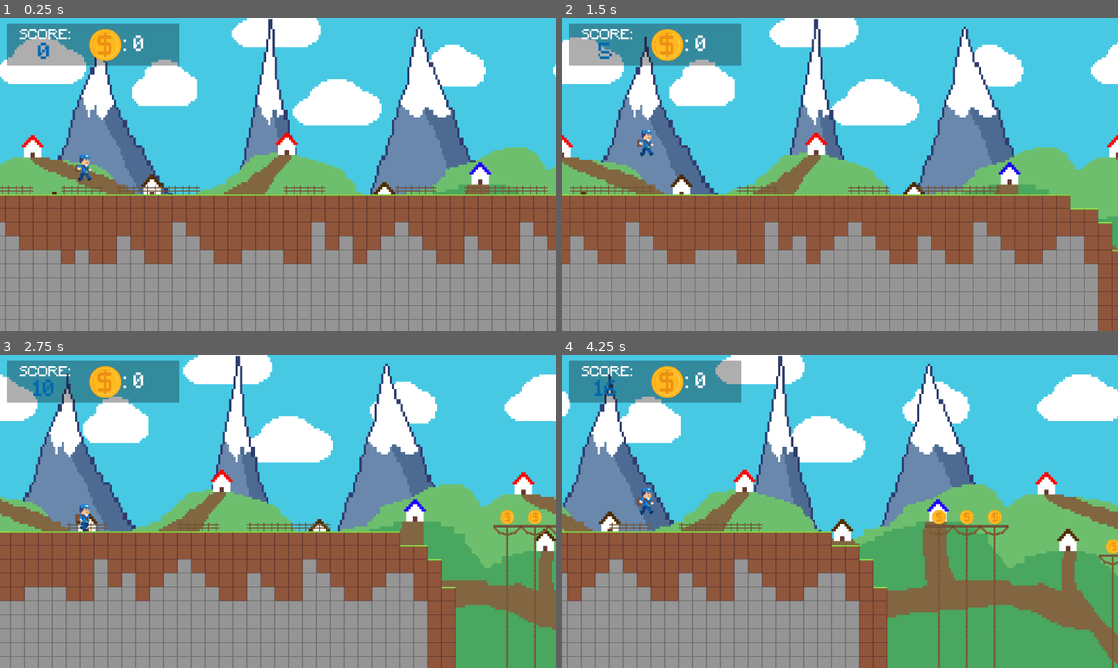
Above: before the commit, frames 1-4 (two rows, left to right).
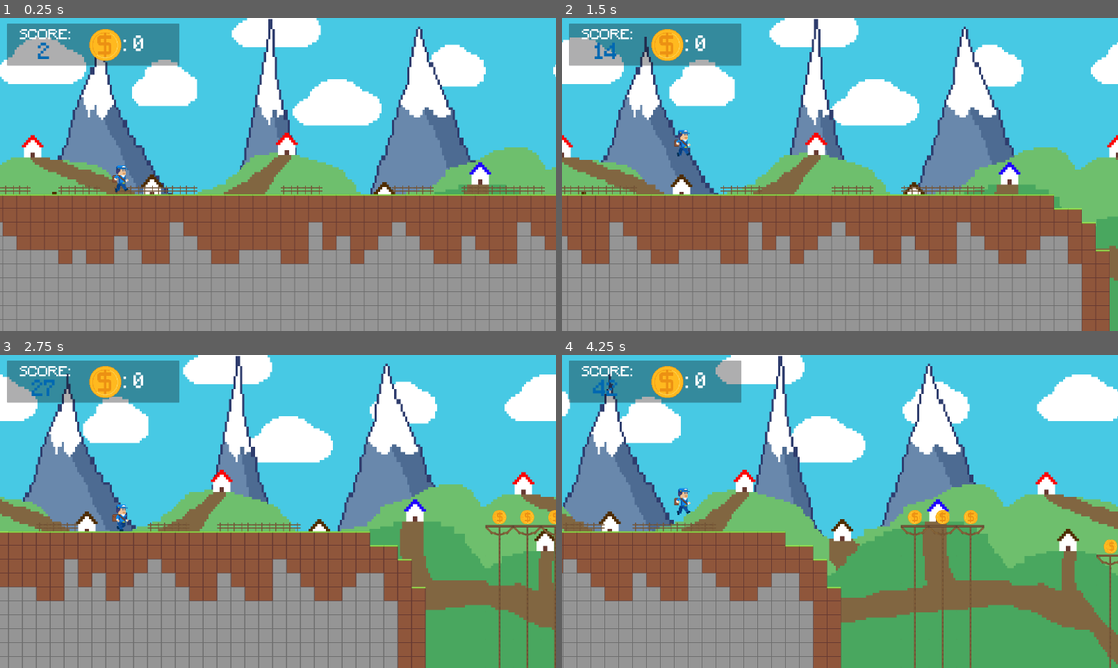
Above: after the commit, the same moments.

Repository: cratox111/postman-escaping
Game: Godot game, scene res://scenes/pages/mundoPrincipal.tscn
Two runs of this game, one before a commit and one after it. Both use one fixed random seed, a clock stepped at 60 frames per second and the inputs below.
Inputs:
- Up to frame 1 (0.25 s): no input
- Up to frame 2 (1.5 s): tap Enter (ui_accept) at 0.5, 0.77 s
- Up to frame 3 (2.75 s): tap Enter (ui_accept) at 1.52 s
- Up to frame 4 (4.25 s): tap Enter (ui_accept) at 3.02, 3.77 s

The runs differ from the first frame. In frame 1, 3.5% of the frame differs, in the area x 0-99%, y 9-100%; in frame 2, 9.1%; in frame 3, 12%, in the area x 0-100%, y 7-100%; in frame 4, 11%.

Commit message:
Cambie el menu de muerte

Diff:
--- /dev/null
+++ b/scenes/GUI/MenuDead.tscn
@@ -0,0 +1,66 @@
+[gd_scene load_steps=5 format=3 uid="uid://b4ib5gq47ucvb"]
+
+[ext_resource type="Script" path="res://scrips/menu_dead.gd" id="1_waixu"]
+[ext_resource type="Texture2D" uid="uid://5qhtek7fcvd3" path="res://assets/sprites/GIU/MenuDead.png" id="2_rsagv"]
+[ext_resource type="FontFile" uid="uid://dqvlk5n2tn7dy" path="res://assets/fonts/font.ttf" id="3_vhr7g"]
+[ext_resource type="Texture2D" uid="uid://64nomanfqp16" path="res://assets/sprites/Moneda.png" id="4_kcdq6"]
+
+[node name="MenuDead" type="Node2D"]
+position = Vector2(1280, 720)
+script = ExtResource("1_waixu")
+
+[node name="GUI" type="Sprite2D" parent="."]
+position = Vector2(2.00012, -2)
+scale = Vector2(11.0625, 8.40625)
+texture = ExtResource("2_rsagv")
+region_enabled = true
+region_rect = Rect2(15.9815, 16.0156, 96.074, 64.0769)
+
+[node name="TextDead" type="Label" parent="."]
+offset_left = -459.0
+offset_top = -231.0
+offset_right = 463.0
+offset_bottom = -47.0
+theme_override_fonts/font = ExtResource("3_vhr7g")
+theme_override_font_sizes/font_size = 145
+text = "GAME OVER"
+horizontal_alignment = 1
+vertical_alignment = 1
+
+[node name="Score" type="Label" parent="."]
+offset_left = -365.0
+offset_top = -35.0
+offset_right = -25.0
+offset_bottom = 159.0
+theme_override_fonts/font = ExtResource("3_vhr7g")
+theme_override_font_sizes/font_size = 80
+text = "SCORE: "
+vertical_alignment = 1
+
+[node name="CountScore" type="Label" parent="Score"]
+layout_mode = 0
+offset_left = 107.0
+offset_top = 133.0
+offset_right = 197.0
+offset_bottom = 228.0
+theme_override_fonts/font = ExtResource("3_vhr7g")
+theme_override_font_sizes/font_size = 80
+text = "00"
+vertical_alignment = 1
+
+[node name="Coin" type="Sprite2D" parent="."]
+position = Vector2(145, 73)
+scale = Vector2(1.84375, 1.70547)
+texture = ExtResource("4_kcdq6")
+region_enabled = true
+region_rect = Rect2(-0.0582085, -0.00818157, 64.0266, 64.1089)
+
+[node name="CountCoins" type="Label" parent="Coin"]
+offset_left = 35.2542
+offset_top = -26.3856
+offset_right = 156.254
+offset_bottom = 30.6144
+theme_override_fonts/font = ExtResource("3_vhr7g")
+theme_override_font_sizes/font_size = 50
+text = ":"
+vertical_alignment = 1
--- a/scenes/other/GUI.tscn
+++ b/scenes/GUI/MenuInfo.tscn
@@ -6,10 +6,6 @@
 
 [node name="Gui" type="CanvasLayer"]
 script = ExtResource("1_ebj0s")
-
-[node name="Timer" type="Timer" parent="."]
-wait_time = 0.25
-autostart = true
 
 [node name="Container" type="Panel" parent="."]
 self_modulate = Color(0.490258, 0.474859, 0.505616, 0.552941)
@@ -63,5 +59,3 @@
 theme_override_font_sizes/font_size = 40
 text = ":"
 vertical_alignment = 1
-
-[connection signal="timeout" from="Timer" to="." method="_on_timer_timeout"]
--- a/scenes/Suelos/AreaPrincipal.tscn
+++ b/scenes/Suelos/AreaPrincipal.tscn
@@ -66,7 +66,6 @@
 
 [node name="AreaInicial" type="Node2D"]
 script = ExtResource("1_ftt8i")
-speed = 400
 
 [node name="TileMapLayer" type="TileMapLayer" parent="."]
 position = Vector2(-3, 43)
--- a/scenes/Suelos/Suelo1.tscn
+++ b/scenes/Suelos/Suelo1.tscn
@@ -21,7 +21,6 @@
 
 [node name="Suelo1" type="Node2D"]
 script = ExtResource("1_4oefo")
-speed = 400
 
 [node name="TileMap" type="TileMap" parent="."]
 position = Vector2(-128, 0)
--- a/scenes/Suelos/Suelo2.tscn
+++ b/scenes/Suelos/Suelo2.tscn
@@ -18,7 +18,6 @@
 
 [node name="Suelo2" type="Node2D"]
 script = ExtResource("1_ggwmr")
-speed = 300
 
 [node name="TileMap" type="TileMap" parent="."]
 position = Vector2(-128, 0)
--- a/scenes/Suelos/Suelo3.tscn
+++ b/scenes/Suelos/Suelo3.tscn
@@ -114,7 +114,6 @@
 
 [node name="Suelo3" type="Node2D"]
 script = ExtResource("1_d72it")
-speed = 400
 
 [node name="TileMapLayer" type="TileMapLayer" parent="."]
 position = Vector2(-64, 0)
--- a/scenes/Suelos/Suelo4.tscn
+++ b/scenes/Suelos/Suelo4.tscn
@@ -23,7 +23,6 @@
 
 [node name="Suelo4" type="Node2D"]
 script = ExtResource("1_g7y4n")
-speed = 400
 
 [node name="TileMapLayer" type="TileMapLayer" parent="."]
 position = Vector2(32, 0)
--- a/scenes/other/MenuDead.tscn
+++ /dev/null
@@ -1,42 +0,0 @@
-[gd_scene load_steps=3 format=3 uid="uid://b4ib5gq47ucvb"]
-
-[ext_resource type="Texture2D" uid="uid://5qhtek7fcvd3" path="res://assets/sprites/GIU/MenuDead.png" id="1_rw5ok"]
-[ext_resource type="FontFile" uid="uid://dqvlk5n2tn7dy" path="res://assets/fonts/font.ttf" id="2_sfrsx"]
-
-[node name="MenuDead" type="Node2D"]
-
-[node name="GUI" type="Sprite2D" parent="."]
-position = Vector2(1440, 720)
-scale = Vector2(13.1771, 11.2083)
-texture = ExtResource("1_rw5ok")
-region_enabled = true
-region_rect = Rect2(0, 10.7437, 77.2211, 75.6731)
-
-[node name="TextDead" type="Label" parent="."]
-offset_left = 1039.0
-offset_top = 495.0
-offset_right = 1672.0
-offset_bottom = 743.0
-theme_override_fonts/font = ExtResource("2_sfrsx")
-theme_override_font_sizes/font_size = 130
-text = "MORISTE"
-horizontal_alignment = 1
-vertical_alignment = 1
-
-[node name="Score" type="Label" parent="."]
-offset_left = 1072.0
-offset_top = 780.0
-offset_right = 1441.0
-offset_bottom = 860.0
-theme_override_fonts/font = ExtResource("2_sfrsx")
-theme_override_font_sizes/font_size = 80
-text = "SCORE: "
-horizontal_alignment = 1
-vertical_alignment = 1
-
-[node name="CountScore" type="Label" parent="Score"]
-layout_mode = 0
-offset_left = 363.0
-offset_top = -5.0
-offset_right = 527.0
-offset_bottom = 64.0
--- a/scenes/pages/mundoPrincipal.tscn
+++ b/scenes/pages/mundoPrincipal.tscn
@@ -1,10 +1,11 @@
-[gd_scene load_steps=6 format=3 uid="uid://cl86viou8648a"]
+[gd_scene load_steps=7 format=3 uid="uid://cl86viou8648a"]
 
 [ext_resource type="Script" path="res://scrips/mundo_prueba.gd" id="1_880hd"]
 [ext_resource type="PackedScene" uid="uid://bc8ek2dhea8o4" path="res://scenes/other/Background.tscn" id="2_7kxsy"]
 [ext_resource type="PackedScene" uid="uid://v2oqe51tf7o" path="res://scenes/Suelos/AreaPrincipal.tscn" id="3_vcsgd"]
 [ext_resource type="PackedScene" uid="uid://52vohxu84rcp" path="res://scenes/Player.tscn" id="4_88pdj"]
-[ext_resource type="PackedScene" uid="uid://ctemp2pfna8jd" path="res://scenes/other/GUI.tscn" id="5_ojupe"]
+[ext_resource type="PackedScene" uid="uid://ctemp2pfna8jd" path="res://scenes/GUI/MenuInfo.tscn" id="5_ojupe"]
+[ext_resource type="PackedScene" uid="uid://b4ib5gq47ucvb" path="res://scenes/GUI/MenuDead.tscn" id="6_oids8"]
 
 [node name="MundoPrueba" type="Node2D"]
 script = ExtResource("1_880hd")
@@ -14,11 +15,20 @@
 [node name="Tierra" parent="." instance=ExtResource("3_vcsgd")]
 
 [node name="Player" parent="." instance=ExtResource("4_88pdj")]
-position = Vector2(390, 664)
+position = Vector2(559, 713)
 
-[node name="Timer" type="Timer" parent="."]
+[node name="CountScore" type="Timer" parent="."]
+wait_time = 0.1
+autostart = true
+
+[node name="SpawFloor" type="Timer" parent="."]
 wait_time = 2.0
 
 [node name="Gui" parent="." instance=ExtResource("5_ojupe")]
 
-[connection signal="timeout" from="Timer" to="." method="_on_timer_timeout"]
+[node name="MenuDead" parent="." instance=ExtResource("6_oids8")]
+z_index = 1
+position = Vector2(-51, -1914)
+
+[connection signal="timeout" from="CountScore" to="Gui" method="_on_count_score_timeout"]
+[connection signal="timeout" from="SpawFloor" to="." method="_on_timer_timeout"]
--- a/scrips/GUI-MENU.gd
+++ b/scrips/GUI-MENU.gd
@@ -2,18 +2,11 @@
 
 var score = 0
 
-# Called when the node enters the scene tree for the first time.
-func _ready():
-	pass # Replace with function body.
-
-
-# Called every frame. 'delta' is the elapsed time since the previous frame.
 func _process(delta):
 	$Container/TextScore/CountScore.text = str(score)
 	$Container/Coins/CountCoins.text = ": " + str($"../Player".coins)
 
 
-
-func _on_timer_timeout():
+func _on_count_score_timeout():
 	if not $"..".you_lost:
 		score += 1
--- a/scrips/Player.gd
+++ b/scrips/Player.gd
@@ -15,9 +15,9 @@
 	if Input.is_action_just_pressed("ui_accept") and is_on_floor():
 		velocity.y = JUMP_VELOCITY
 
-	if position.x < 390:
+	if position.x < 559:
 		velocity.x = 10
-	elif position.x >= 390:
+	elif position.x >= 559:
 		velocity.x = 0
 
 
--- /dev/null
+++ b/scrips/menu_dead.gd
@@ -0,0 +1,12 @@
+extends Node2D
+
+
+# Called when the node enters the scene tree for the first time.
+func _ready():
+	pass # Replace with function body.
+
+
+# Called every frame. 'delta' is the elapsed time since the previous frame.
+func _process(delta):
+	$Score/CountScore.text = " " + str($"../Gui".score)
+	$Coin/CountCoins.text = ": " + str($"../Player".coins)
--- a/scrips/move_plataformas.gd
+++ b/scrips/move_plataformas.gd
@@ -1,6 +1,6 @@
 extends Node2D
 
-@export var speed:int
+var speed = 450
 
 func _physics_process(delta):
 	position.x -= speed * delta
--- a/scrips/mundo_prueba.gd
+++ b/scrips/mundo_prueba.gd
@@ -5,25 +5,21 @@
 var Suelo2:PackedScene = preload("res://scenes/Suelos/Suelo2.tscn")
 var Suelo3:PackedScene = preload("res://scenes/Suelos/Suelo3.tscn")
 var Suelo4:PackedScene = preload("res://scenes/Suelos/Suelo4.tscn")
-var menu_dead:PackedScene = preload("res://scenes/other/MenuDead.tscn")
 var time_out = false
 var posicion
 var you_lost = false
 
 func _ready():
-	$Timer.start()
+	$SpawFloor.start()
 
 func _process(delta):
 	if time_out:
 		generar_suelo()
 		time_out = false
 
-	if $Player.global_position.x < -10 or $Player.global_position.y > 3000:
-		var new_menu_dead = menu_dead.instantiate()
-		get_parent().add_child(new_menu_dead)
+	if $Player.global_position.x < -100 or $Player.global_position.y > 2000:
+		$MenuDead.global_position = Vector2(1280, 720)
 		you_lost = true
-
-	print($Player.global_position.y)
 
 func generar_suelo():
 	if not you_lost:
@@ -33,6 +29,13 @@
 		suelo_elegido.global_position = Vector2(2750, posicion)
 		get_parent().add_child(suelo_elegido)
 
+		suelo_elegido.speed = 450
+
+		if $Gui.score > 300:
+			suelo_elegido.speed = 500
+		elif $Gui.score > 500:
+			suelo_elegido.speed = 550
+		print(suelo_elegido.speed)
 
 
 func _on_timer_timeout():
Binary file added: assets/sprites/GIU/BottonReset.png
Not shown, added: assets/sprites/GIU/BottonReset.png.import
Binary file changed: assets/sprites/GIU/MenuDead.png
